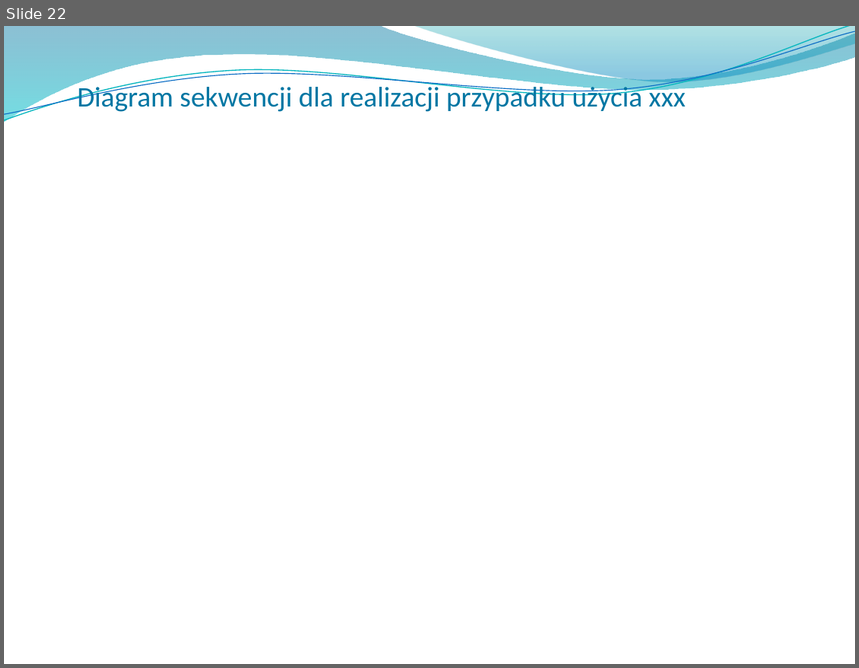
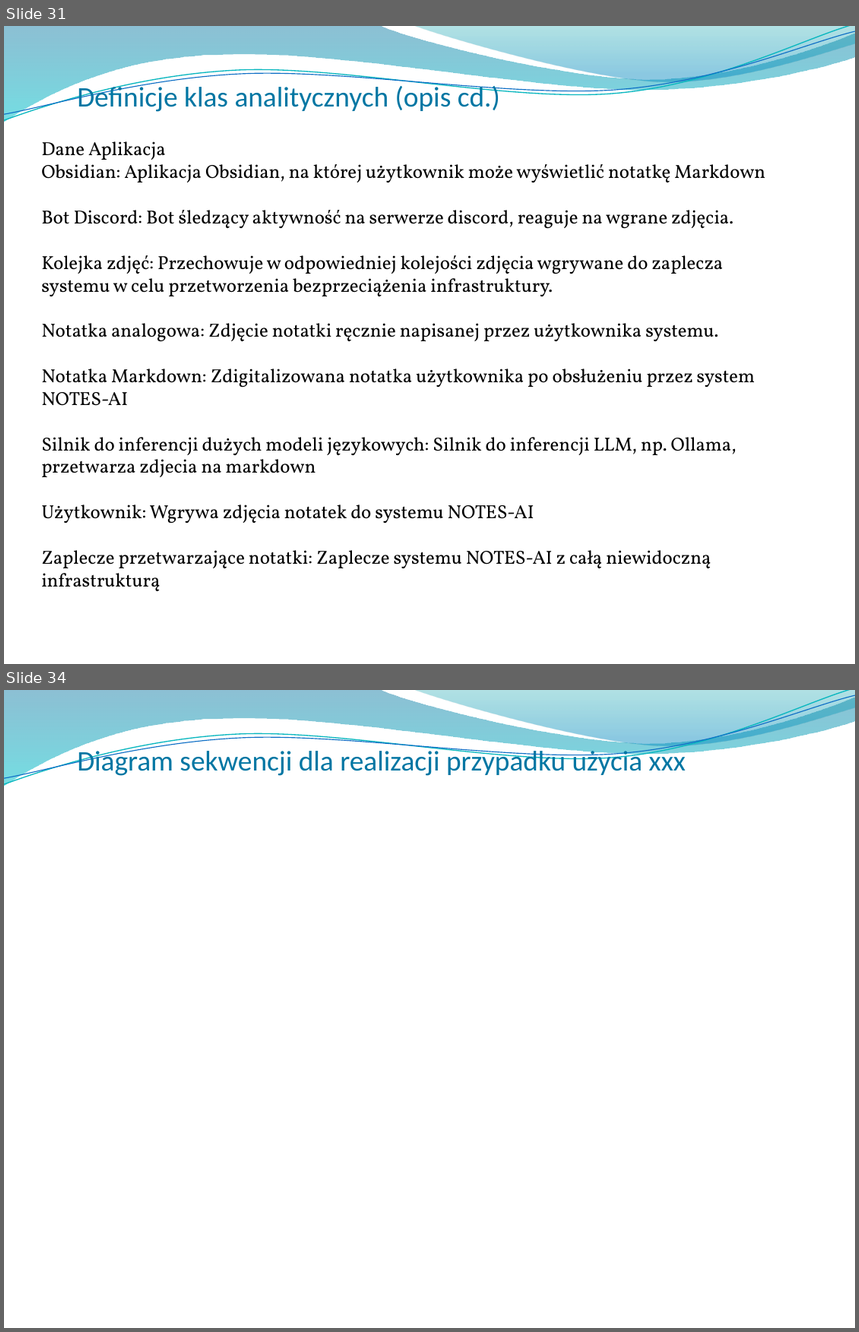
Before and after one commit to Manomenu/okno-mpsi-2026, a slide deck: Przeglad_koncowy_notes_ai.pptx. Shown one above the other, each under a label of ours: slide 22 before the commit, slides 31 and 34 after it; the slides between them are not shown. The pictures are 859x668 and 859x1332 pixels, drawn with LibreOffice and Linux fonts; fonts in the diff are those of the drawing; background and template pictures are left out. Boxes give left, top, right and bottom in pixels: in the first picture for what was removed or moved away, otherwise in the second. Text is boxed around its words. In the diff, an @@ line names an element or a change of style, - is before the commit and + after.

```diff
--- a/Przeglad_koncowy_notes_ai.pptx
+++ b/Przeglad_koncowy_notes_ai.pptx
@@ slide 31 added at box(4, 26, 855, 664), background picture (left out); not listed: 4 template elements that a slide beside it also shows @@
@@ title added at box(77, 83, 500, 112), 24 pt, text #0076A3 @@
+Definicje klas analitycznych (opis cd.)
@@ text added at box(41, 142, 766, 591), 16 pt, text #000000 @@
+Dane Aplikacja
+Obsidian: Aplikacja Obsidian, na której użytkownik może wyświetlić notatkę Markdown
+Bot Discord: Bot śledzący aktywność na serwerze discord, reaguje na wgrane zdjęcia.
+Kolejka zdjęć: Przechowuje w odpowiedniej kolejości zdjęcia wgrywane do zaplecza systemu w celu przetworzenia bezprzeciążenia infrastruktury.
+Notatka analogowa: Zdjęcie notatki ręcznie napisanej przez użytkownika systemu.
+Notatka Markdown: Zdigitalizowana notatka użytkownika po obsłużeniu przez system NOTES-AI
+Silnik do inferencji dużych modeli językowych: Silnik do inferencji LLM, np. Ollama, przetwarza zdjecia na markdown
+Użytkownik: Wgrywa zdjęcia notatek do systemu NOTES-AI
+Zaplecze przetwarzające notatki: Zaplecze systemu NOTES-AI z całą niewidoczną infrastrukturą
@@ what was slide 22 is now slide 34 @@
```
Also in this commit, not shown: 16 slides changed, 22 other slides added, 1 slide removed.
